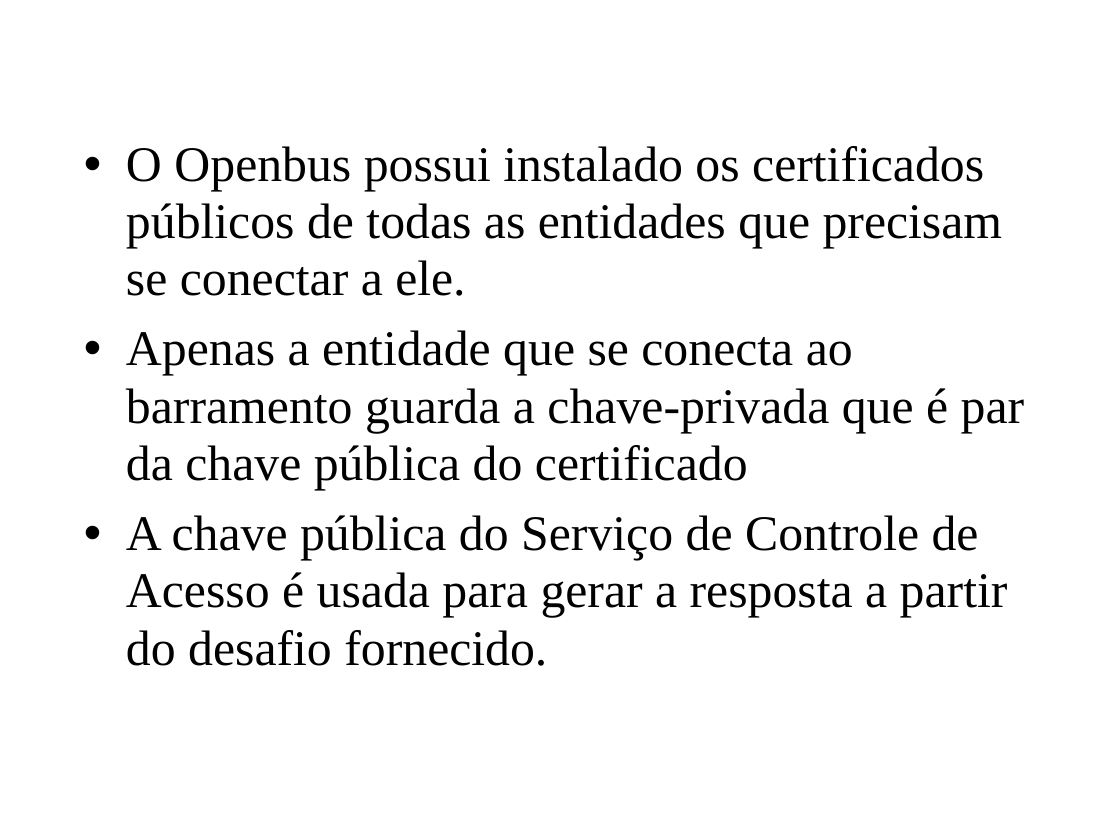
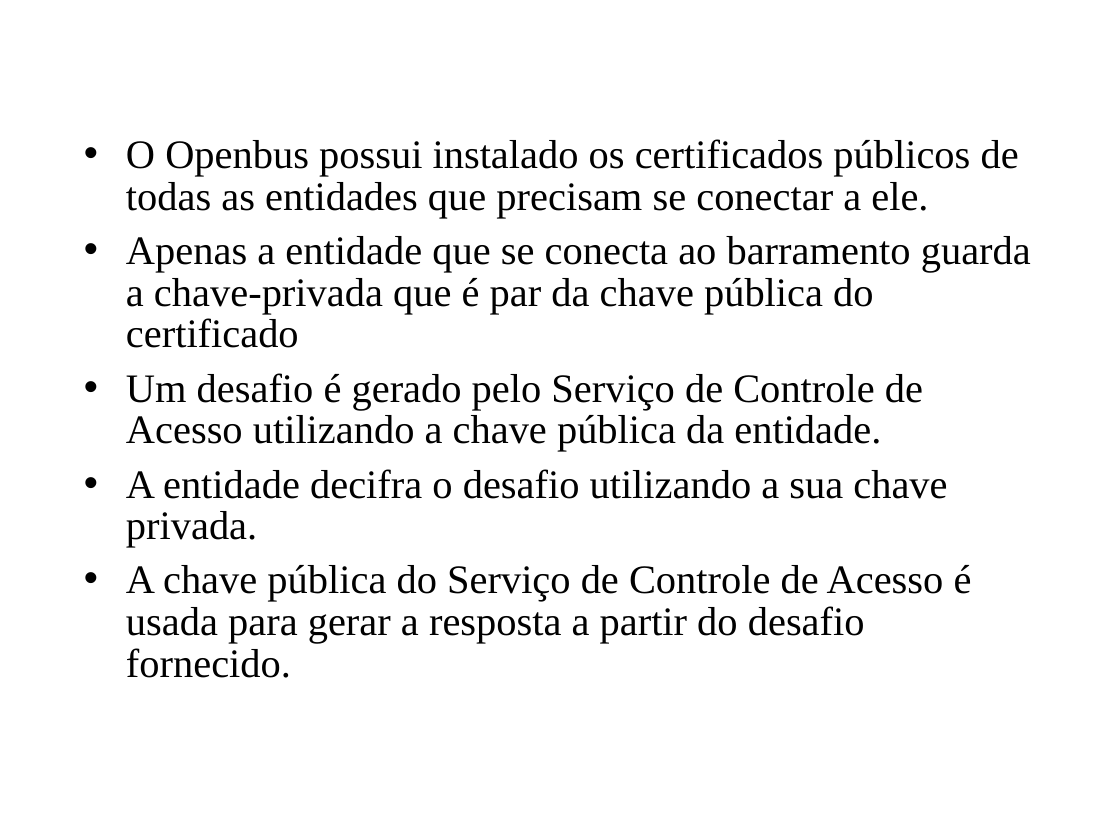
Before and after one commit to amadeubarbosa/openbus-core, a slide deck: slide 11 of docs/cursos/developer/9.SDK_Openbus.ppt. Drawn at 1120x840 pixels with LibreOffice and Linux fonts; fonts in the diff are those of the drawing; background and template pictures are left out. Boxes give left, top, right and bottom in pixels: in the first picture for what was removed or moved away, otherwise in the second. Text is boxed around its words. In the diff, an @@ line names an element or a change of style, - is before the commit and + after.

Commit message:
Curso Openbus Desenvolvedor
+ Openbus SDK
  - Correção no slide 09 com relação a necessidade de um LDAP.
  - Correção no slide 12 substituindo chave privada por pública.
  - Detalhamento do processo desafio-resposta no slide 11.

```diff
--- a/docs/cursos/developer/9.SDK_Openbus.ppt
+++ b/docs/cursos/developer/9.SDK_Openbus.ppt
@@ text at box(126, 139, 1031, 678): size 32 to 26 pt in "O Openbus possui instalado os certificados públicos ...", "Apenas a entidade que se conecta ao ...", "A chave pública do Serviço de Controle ..."; line spacing 0.96 to 0.86 @@
@@ text at box(126, 373, 947, 548): paragraphs added @@
+• Um desafio é gerado pelo Serviço de Controle de Acesso utilizando a chave pública da entidade.
+• A entidade decifra o desafio utilizando a sua chave privada.
```
Also in this commit, not shown: 3 other slides changed.
